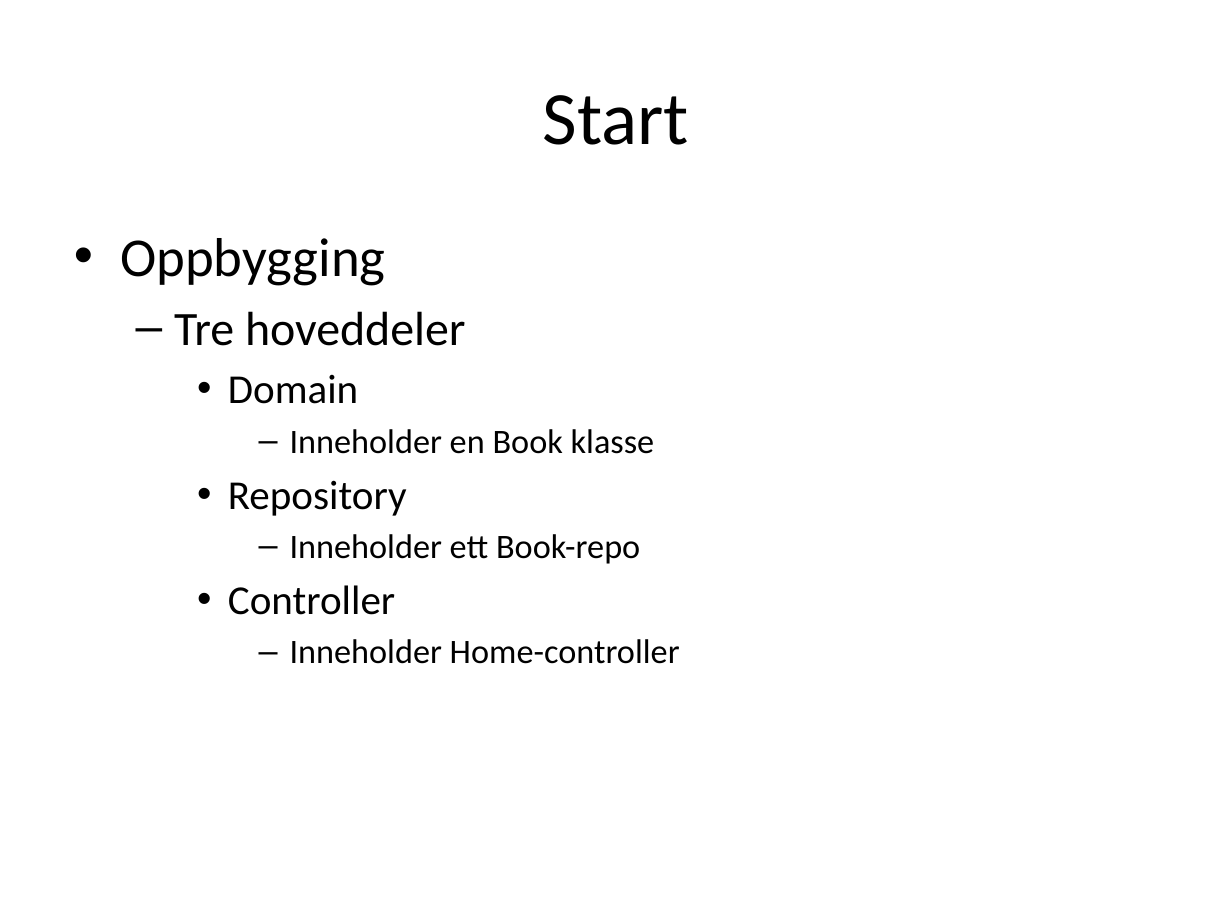
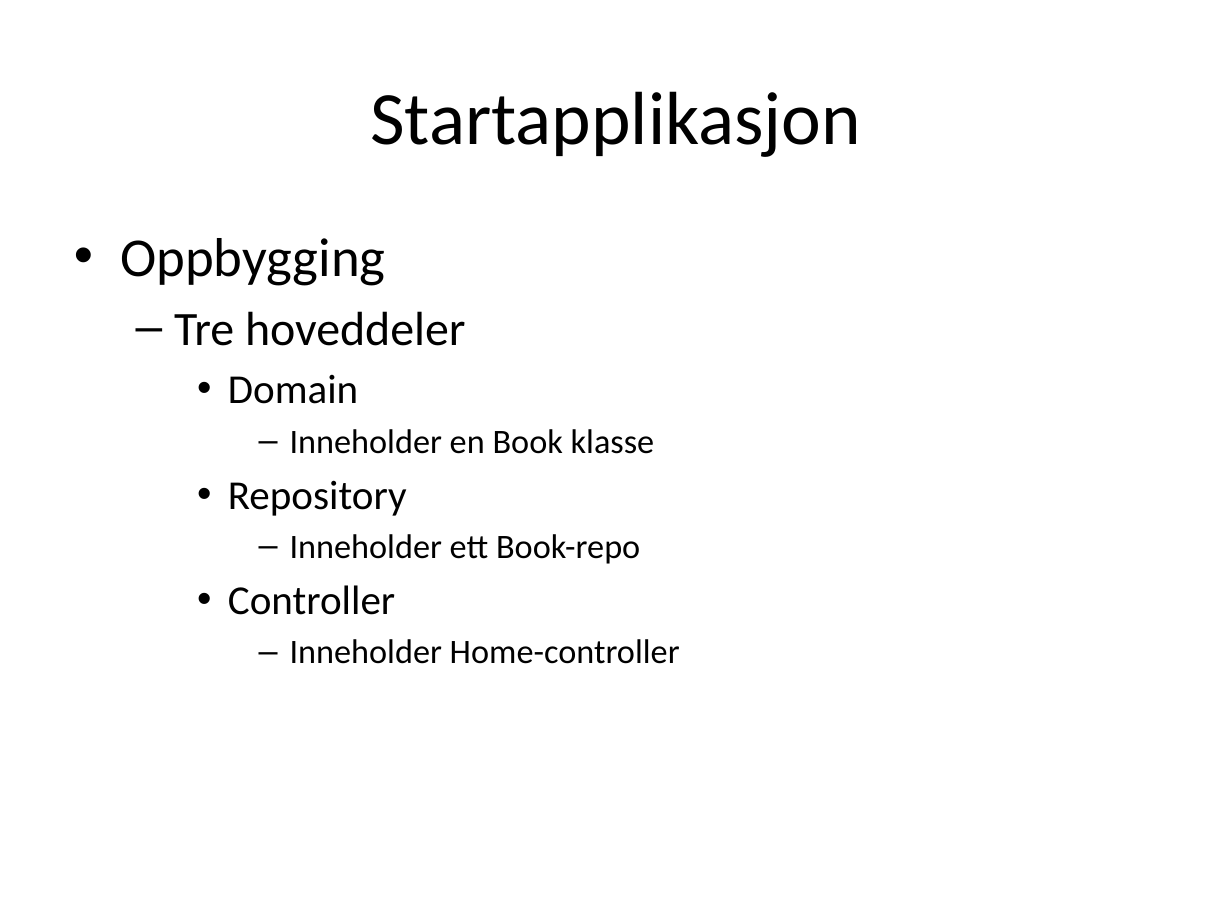
Before and after one commit to nordsoyv/SpringFagkveld, a slide deck: slide 2 of Oppgave.pptx. Drawn at 1232x924 pixels with LibreOffice and Linux fonts; fonts in the diff are those of the drawing. Boxes give left, top, right and bottom in pixels: in the first picture for what was removed or moved away, otherwise in the second. Text is boxed around its words. In the diff, an @@ line names an element or a change of style, - is before the commit and + after.

```diff
--- a/Oppgave.pptx
+++ b/Oppgave.pptx
@@ title at (x1=370, y1=91, x2=861, y2=157): text changed @@
-Start
+Startapplikasjon
```
Also in this commit, not shown: 2 other slides changed, 1 slide added, 1 slide removed, 1 other file.
